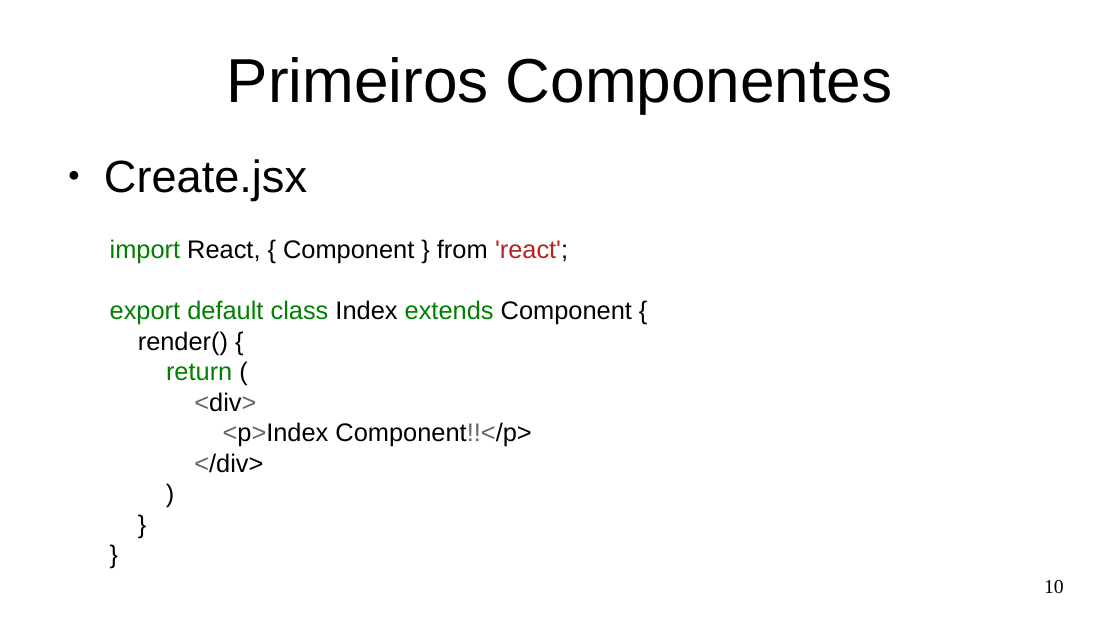
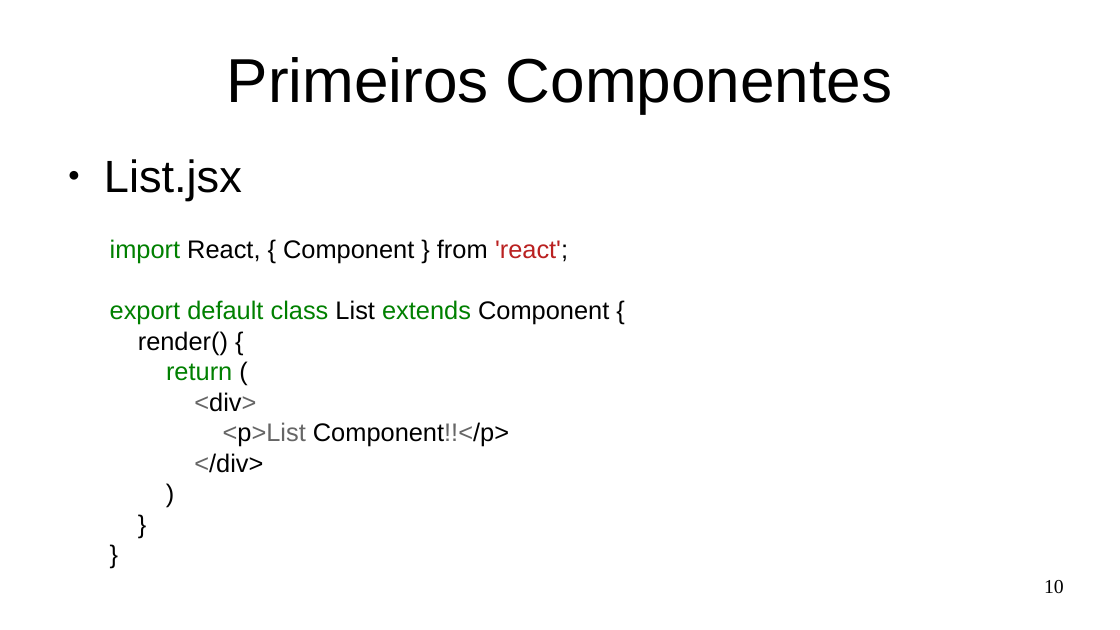
Before and after one commit to Marques-Dev/WEB_2020-1, a slide deck: slide 10 of SLIDES/aula03.odp. Drawn at 1120x630 pixels with LibreOffice and Linux fonts; fonts in the diff are those of the drawing. Boxes give left, top, right and bottom in pixels: in the first picture for what was removed or moved away, otherwise in the second. Text is boxed around its words. In the diff, an @@ line names an element or a change of style, - is before the commit and + after.

```diff
--- a/SLIDES/aula03.odp
+++ b/SLIDES/aula03.odp
@@ text at (104,159,242,201): text changed @@
-● Create.jsx
+● List.jsx
@@ text at (110,300,609,325): text changed @@
-export default class Index extends Component {
+export default class List extends Component {
@@ text at (223,422,509,447): text changed @@
-<p>Index Component!!</p>
+<p>List Component!!</p>
```
Also in this commit, not shown: 7 other slides changed, 22 slides added, 8 other files.
